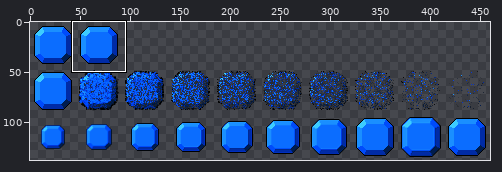
A sprite sheet gets an edit: resources/bluegem.png. The picture above shows the old version from afar; the outline marks the close-up.
Close-up. Before:
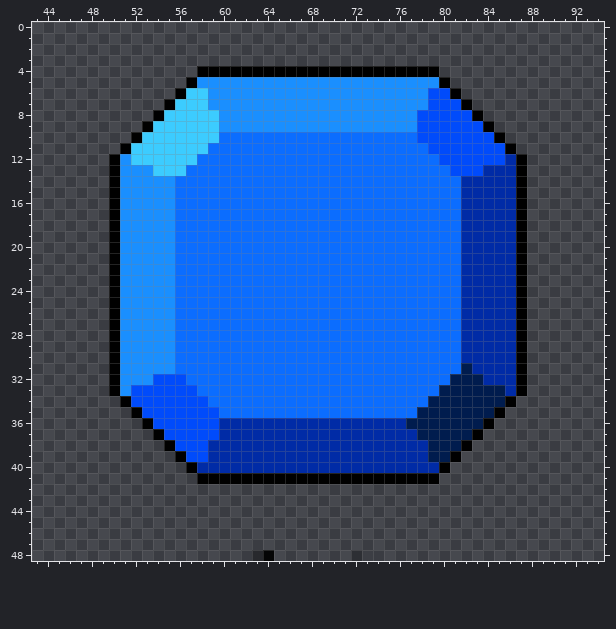
The file is 460x138 pixels. Pixels under 10% opacity are left out. Colours within 5 levels of each other are drawn and written as one. Shown: x 43..94, y 0..48.
And afterwards:
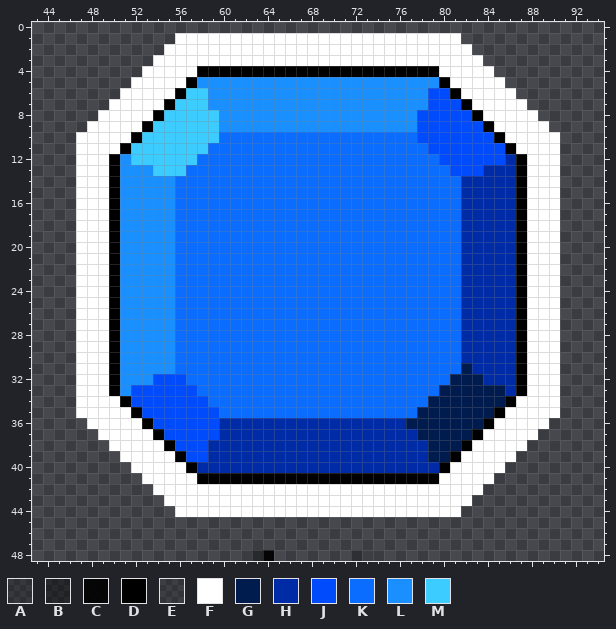
Palette (. is transparent): A #00000038  B #0000006d  C #000000ea  D #000000  E #00010423  F #ffffff  G #001c4e  H #002ba6  J #004bfb  K #0b6dff  L #1a8fff  M #3cccff
The exact change:
y 1: x 56..81 .......................... -> FFFFFFFFFFFFFFFFFFFFFFFFFF
y 2: x 55..82 ............................ -> FFFFFFFFFFFFFFFFFFFFFFFFFFFF
y 3: x 54..83 .............................. -> FFFFFFFFFFFFFFFFFFFFFFFFFFFFFF
y 4: x 53..57 ..... -> FFFFF; x 80..84 ..... -> FFFFF
y 5: x 52..56 ..... -> FFFFF; x 81..85 ..... -> FFFFF
y 6: x 51..55 ..... -> FFFFF; x 82..86 ..... -> FFFFF
y 7: x 50..54 ..... -> FFFFF; x 83..87 ..... -> FFFFF
y 8: x 49..53 ..... -> FFFFF; x 84..88 ..... -> FFFFF
y 9: x 48..52 ..... -> FFFFF; x 85..89 ..... -> FFFFF
y 10: x 47..51 ..... -> FFFFF; x 86..90 ..... -> FFFFF
y 11: x 47..50 .... -> FFFF; x 87..90 .... -> FFFF
y 12..33: x 47..49 ... -> FFF; x 88..90 ... -> FFF
y 34: x 47..50 .... -> FFFF; x 87..90 .... -> FFFF
y 35: x 47..51 ..... -> FFFFF; x 86..90 ..... -> FFFFF
y 36: x 48..52 ..... -> FFFFF; x 85..89 ..... -> FFFFF
y 37: x 49..53 ..... -> FFFFF; x 84..88 ..... -> FFFFF
y 38: x 50..54 ..... -> FFFFF; x 83..87 ..... -> FFFFF
y 39: x 51..55 ..... -> FFFFF; x 82..86 ..... -> FFFFF
y 40: x 52..56 ..... -> FFFFF; x 81..85 ..... -> FFFFF
y 41: x 53..57 ..... -> FFFFF; x 80..84 ..... -> FFFFF
y 42: x 54..83 .............................. -> FFFFFFFFFFFFFFFFFFFFFFFFFFFFFF
y 43: x 55..82 ............................ -> FFFFFFFFFFFFFFFFFFFFFFFFFFFF
y 44: x 56..81 .......................... -> FFFFFFFFFFFFFFFFFFFFFFFFFF
